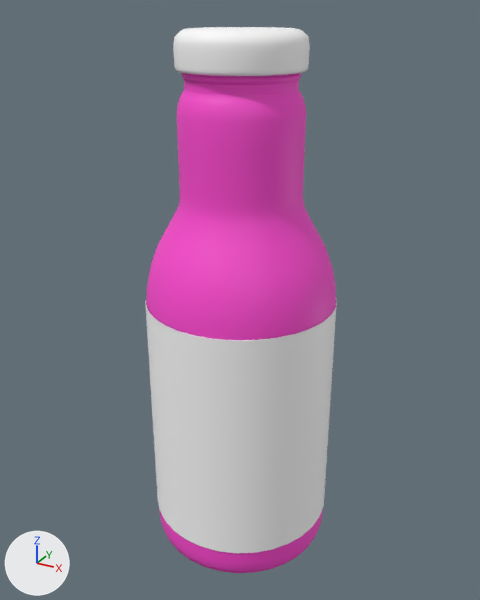
A saved change to the FBX model hatsu_blanco.fbx.
Both versions are drawn from a 50 mm lens placed at (0.102, -0.1865, 0.1871), pointed at (-0.0012, 0.0012, 0.0933). Arrows for +X, +Y and +Z are at lower left; the lights stay in place. Where no turn or scale is listed for an object, it has been applied to the vertices.

The first picture shows 'Bottle'.
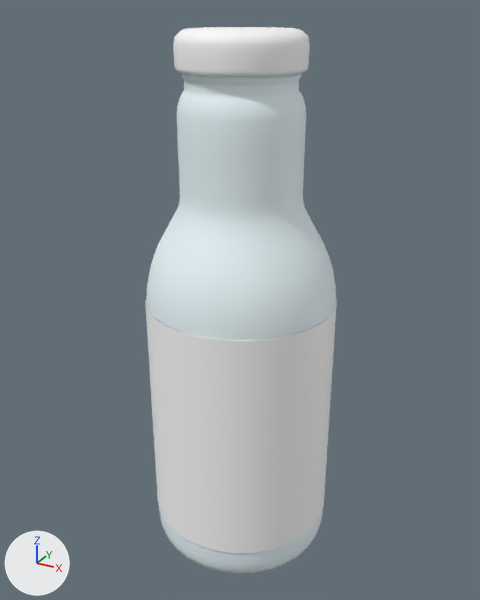
Where the change shows, as pixel boxes [x1, y1, x2, y2] in the pictures (480 x 600 px):
part 1 of me_mesh_001, recoloured (pink to white): [146, 73, 336, 573] in both

Edits to the bpy script that builds the scene:
```text
Add mat_m_bottle_004:
    mat_m_bottle_004 = principled_material('M_Bottle.004')
    mat_m_bottle_004.base_color = (0.854, 0.967, 1.0)  # white #eefbff
    mat_m_bottle_004.roughness = 0.553
Change me_mesh_001:
    where me_mesh_001.from_pydata(...)  # 10530 vertices, 9804 faces; spans x -0.033..0.033, y -0.033..0.033, z -0.003..0.182
    used by ob_bottle; location = (0.0, 0.0, 0.0)
    me_mesh_001 part 1: all 5533 faces that had it switch from mat_m_bottle (pink #ff48d1) to mat_m_bottle_004 (white #eefbff)
```
